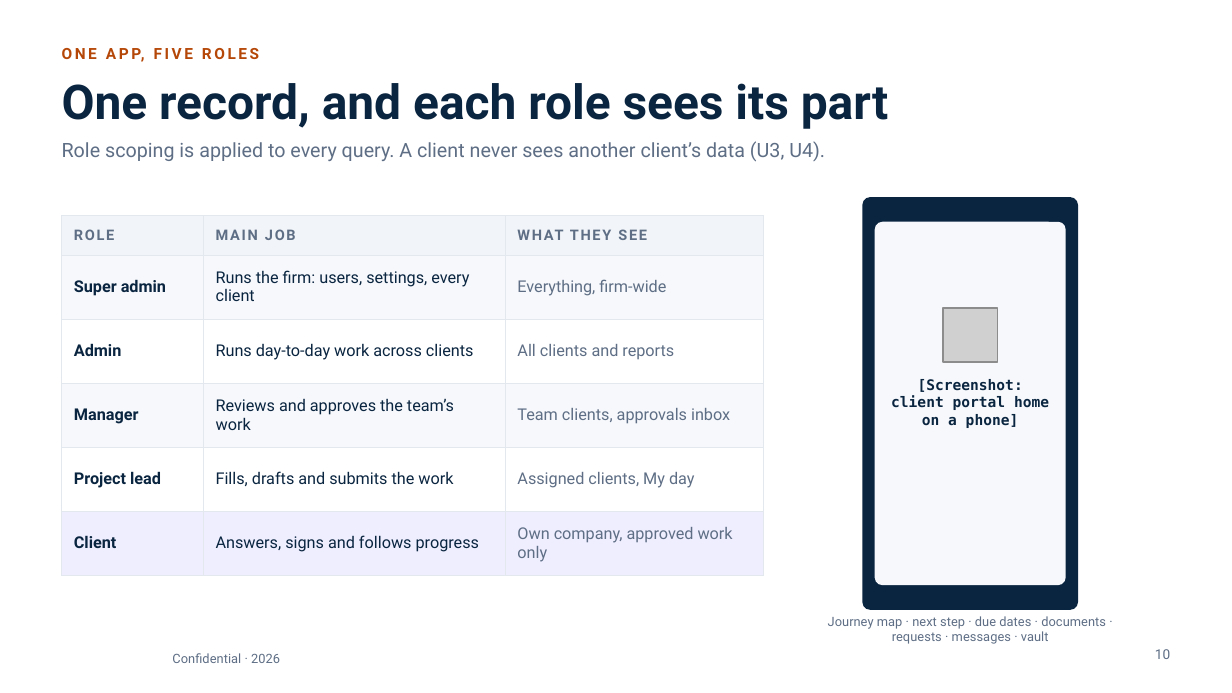
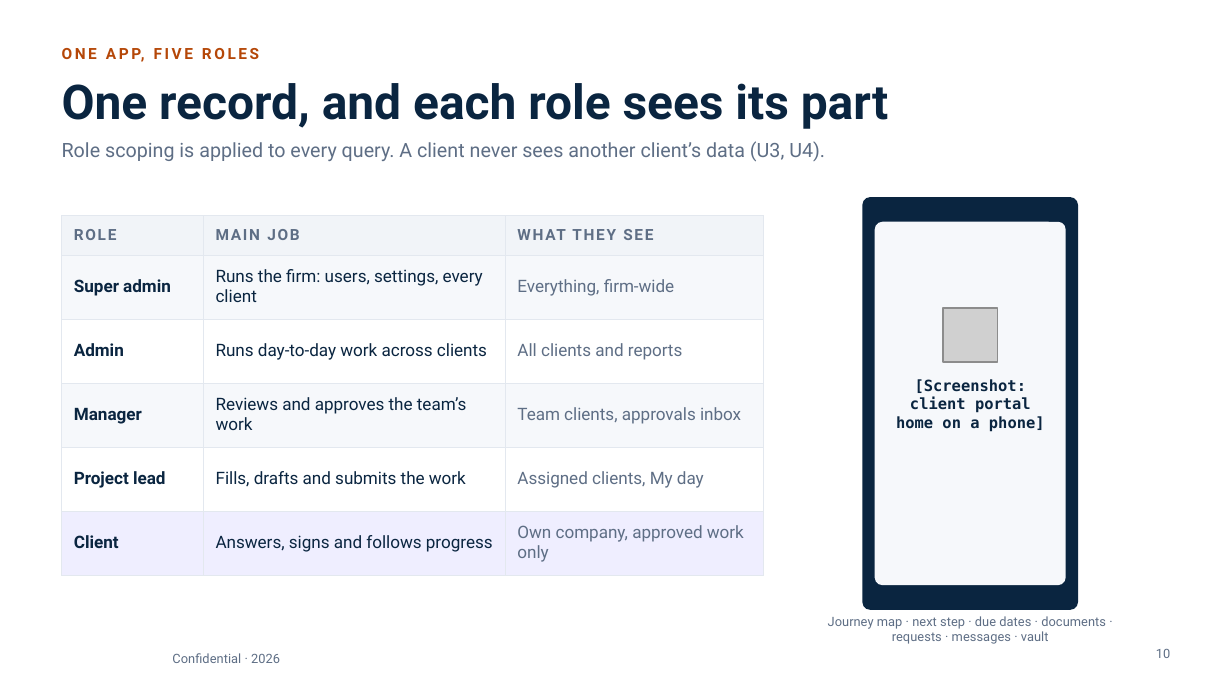
Before and after one commit to abdulfarhath7/vcfo_suite, a slide deck: slide 10 of docs/collateral/vcfo-suite/VCFO_Suite_Corporate_Deck.pptx. Drawn at 1232x693 pixels with LibreOffice and Linux fonts; fonts in the diff are those of the drawing; grey boxes stand for pictures; background and template pictures are left out. Boxes give left, top, right and bottom in pixels: in the first picture for what was removed or moved away, otherwise in the second. Text is boxed around its words. In the diff, an @@ line names an element or a change of style, - is before the commit and + after.

```diff
--- a/docs/collateral/vcfo-suite/VCFO_Suite_Corporate_Deck.pptx
+++ b/docs/collateral/vcfo-suite/VCFO_Suite_Corporate_Deck.pptx
@@ table at (62,216,764,566) @@
@@ size 8.5 to 9 pt in "ROLE", "MAIN JOB", "WHAT THEY SEE" @@
@@ size 9.5 to 10 pt @@
@@ text "[Screenshot: client portal home on ..." at (896,379,1045,432): size 8.5 to 9 pt @@
@@ page number at (1156,649,1170,658): size 8 to 7.5 pt @@
```
Also in this commit, not shown: 13 other slides changed, 10 other files.
